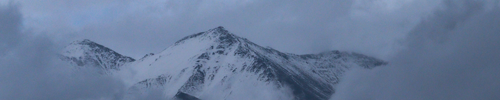
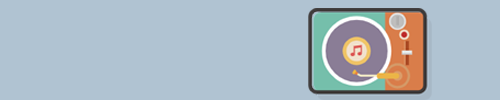
Revision of a layered 500px x 100px image; what changed, layer by layer:
hid "图层 25" over [0, 0, 500, 100]
added layer "图层 26" above "背景" over [308, 8, 432, 100]
showed "背景", painted on it over [0, 0, 500, 100]
